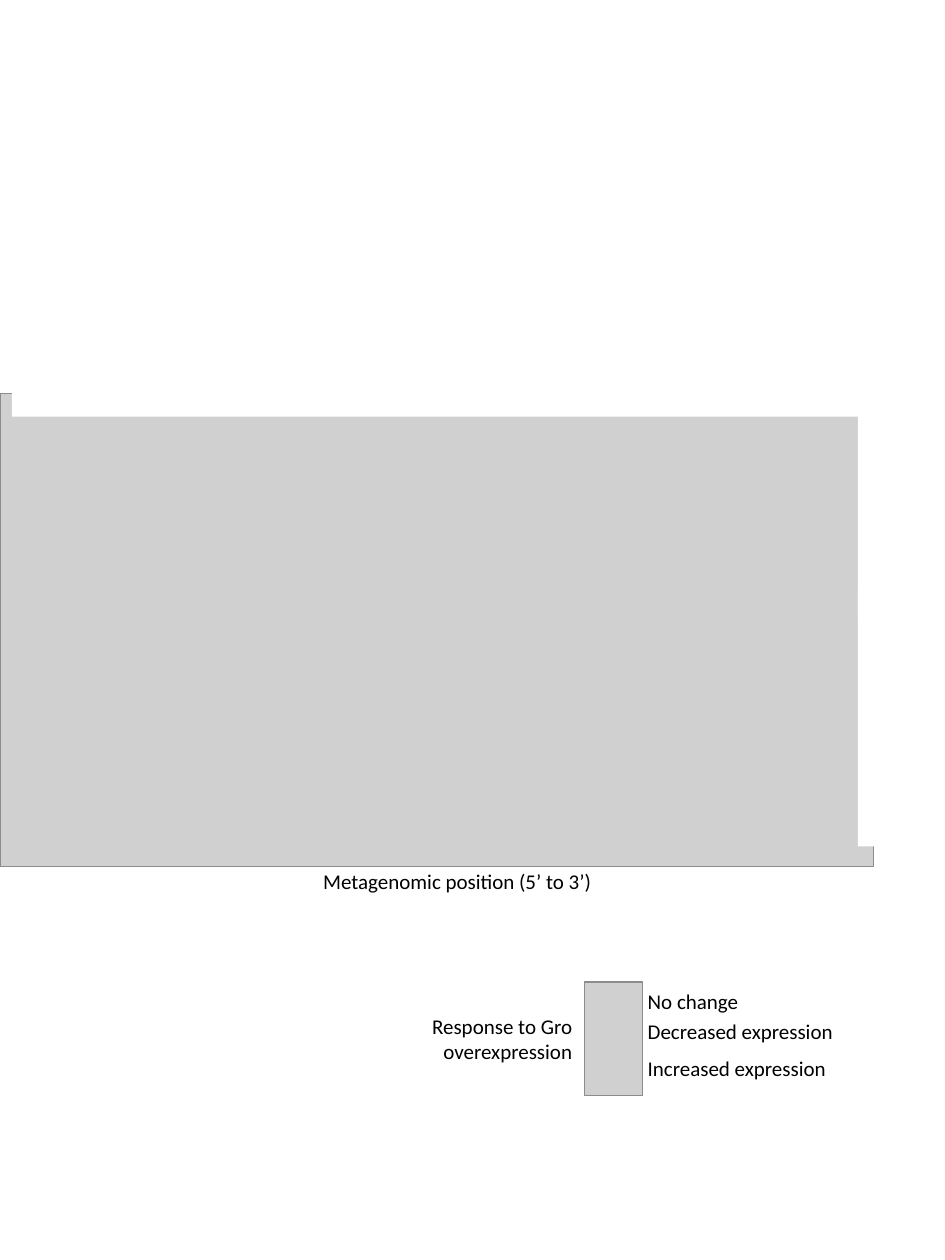
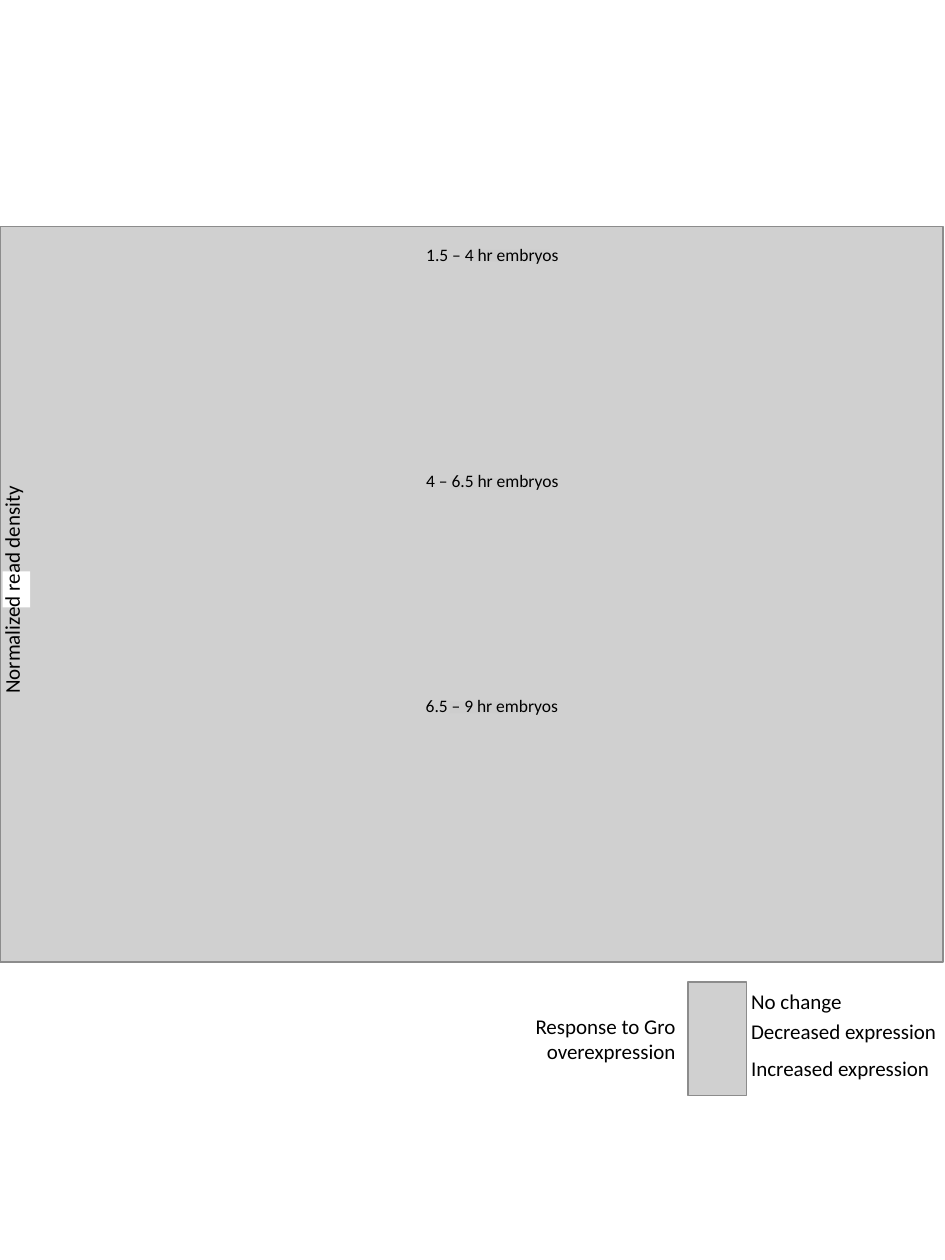
Before and after one commit to mdchambers/dissertation, a slide deck: slide 6 of ch3_nascent.figures/ch3_nascent.figures.pptx. Drawn at 945x1260 pixels with LibreOffice and Linux fonts; fonts in the diff are those of the drawing; grey boxes stand for pictures. Boxes give left, top, right and bottom in pixels: in the first picture for what was removed or moved away, otherwise in the second. Text is boxed around its words. In the diff, an @@ line names an element or a change of style, - is before the commit and + after.

```diff
--- a/ch3_nascent.figures/ch3_nascent.figures.pptx
+++ b/ch3_nascent.figures/ch3_nascent.figures.pptx
@@ picture resized from (x1=0, y1=393, x2=873, y2=866) to (x1=0, y1=226, x2=944, y2=961) @@
@@ text added at (x1=426, y1=249, x2=559, y2=264), 10 pt, text #000000 @@
+1.5 – 4 hr embryos
@@ rectangle added at (x1=471, y1=249, x2=549, y2=261), fill #CDCDCD @@
@@ rectangle removed at (x1=11, y1=372, x2=906, y2=417) @@
@@ rectangle removed at (x1=858, y1=387, x2=879, y2=847) @@
@@ text added at (x1=426, y1=475, x2=559, y2=490), 10 pt, text #000000 @@
+4 – 6.5 hr embryos
@@ rectangle added at (x1=451, y1=478, x2=529, y2=489), fill #CDCDCD @@
@@ text added at (x1=0, y1=492, x2=26, y2=691), 12 pt, text #000000 @@
+Normalized read density
@@ rectangle added at (x1=3, y1=572, x2=30, y2=609), fill #FFFFFF @@
@@ text added at (x1=426, y1=700, x2=558, y2=715), 10 pt, text #000000 @@
+6.5 – 9 hr embryos
@@ rectangle added at (x1=450, y1=702, x2=528, y2=713), fill #CDCDCD @@
@@ text removed at (x1=323, y1=874, x2=591, y2=893) @@
-Metagenomic position (5’ to 3’)
@@ 4 texts, 1 picture moved together from (x1=432, y1=982, x2=833, y2=1095) to (x1=536, y1=982, x2=936, y2=1095) @@
```
Also in this commit, not shown: 24 other files.
